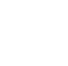
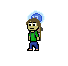
Revision of a layered (68, 66) image; what changed, layer by layer:
added group "Brit/Player Idle" with 7 layers above "Idle" over 26, 10, 45, 51
added layer "sideway 1" in group "Brit/Player Idle" over 26, 10, 45, 51
